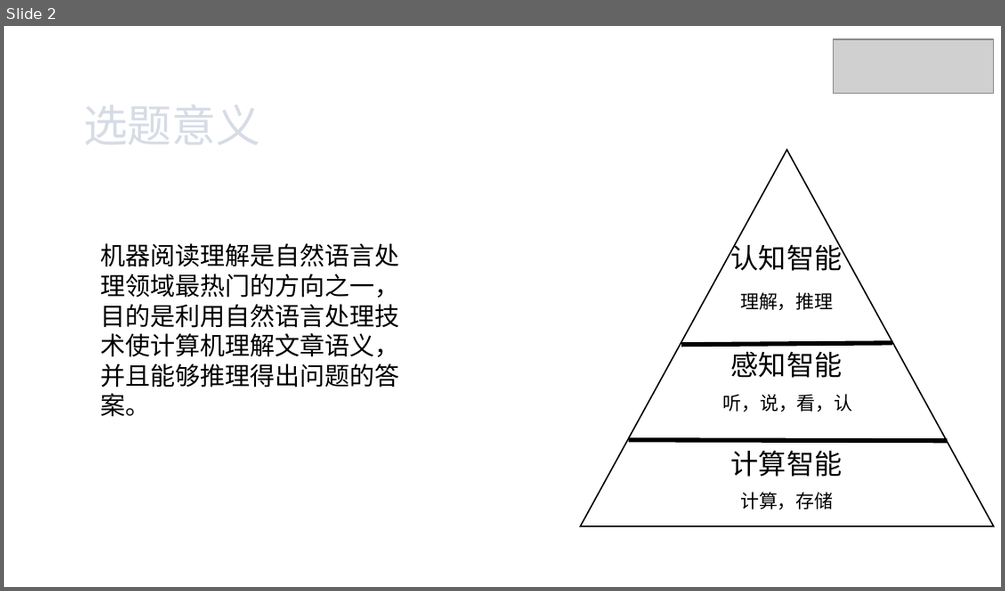
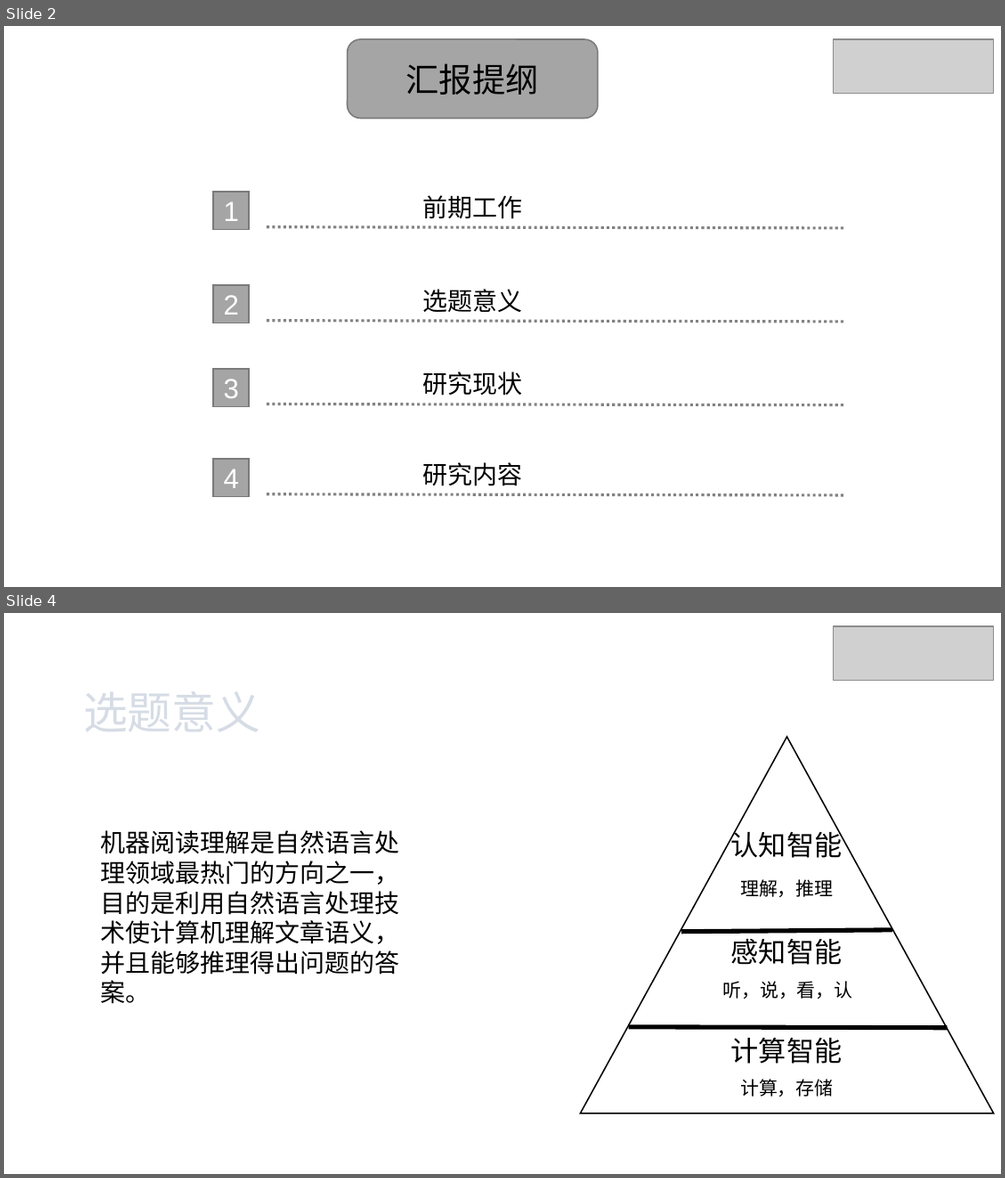
Before and after one commit to xhsun1997/ChineseMRC, a slide deck: 孙相会.pptx. Shown one above the other, each under a label of ours: slide 2 before the commit, slides 2 and 4 after it; the slides between them are not shown. The pictures are 1005x591 and 1005x1178 pixels, drawn with LibreOffice and Linux fonts; fonts in the diff are those of the drawing; grey boxes stand for pictures; background and template pictures are left out. Boxes give left, top, right and bottom in pixels: in the first picture for what was removed or moved away, otherwise in the second. Text is boxed around its words. In the diff, an @@ line names an element or a change of style, - is before the commit and + after.

```diff
--- a/孙相会.pptx
+++ b/孙相会.pptx
@@ slide 2 added at [4,26,1001,587], background picture (left out) @@
@@ rounded rectangle added at [347,39,597,118], fill #A5A5A5, outline #7A7A7A 1 pt, 24 pt, text #000000 @@
+汇报提纲
@@ picture added at [833,39,993,93] @@
@@ rectangle added at [213,192,250,229], fill #A5A5A5, outline #7A7A7A 1 pt, 20 pt, text #FFFFFF @@
+1
@@ text added at [422,195,522,219], 18 pt, text #000000 @@
+前期工作
@@ line added from (267, 227) to (845, 228), #828282 2 pt dashed @@
@@ rectangle added at [213,285,250,323], fill #A5A5A5, outline #7A7A7A 1 pt, 20 pt, text #FFFFFF @@
+2
@@ text added at [422,289,522,312], 18 pt, text #000000 @@
+选题意义
@@ line added from (267, 320) to (845, 321), #828282 2 pt dashed @@
@@ rectangle added at [213,369,250,407], fill #A5A5A5, outline #7A7A7A 1 pt, 20 pt, text #FFFFFF @@
+3
@@ text added at [422,371,522,395], 18 pt, text #000000 @@
+研究现状
@@ line added from (267, 403) to (845, 405), #828282 2 pt dashed @@
@@ rectangle added at [213,459,250,497], fill #A5A5A5, outline #7A7A7A 1 pt, 20 pt, text #FFFFFF @@
+4
@@ text added at [422,462,522,486], 18 pt, text #000000 @@
+研究内容
@@ line added from (267, 493) to (845, 496), #828282 2 pt dashed @@
@@ what was slide 2 is now slide 4 @@
```
Also in this commit, not shown: 1 slide changed, 1 other slide added, 3 other files.
